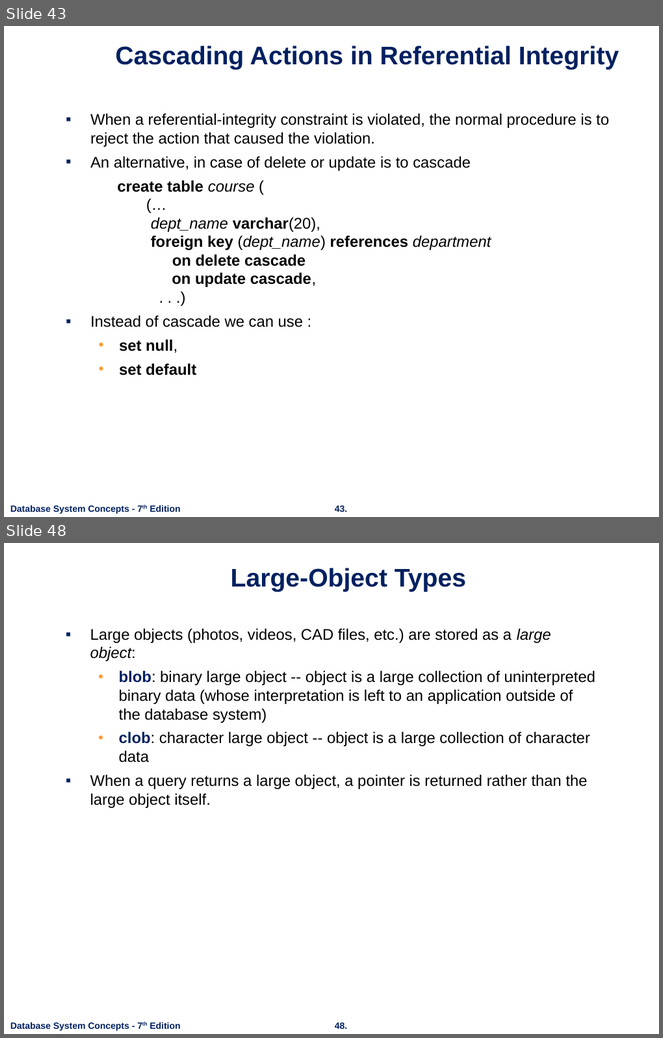
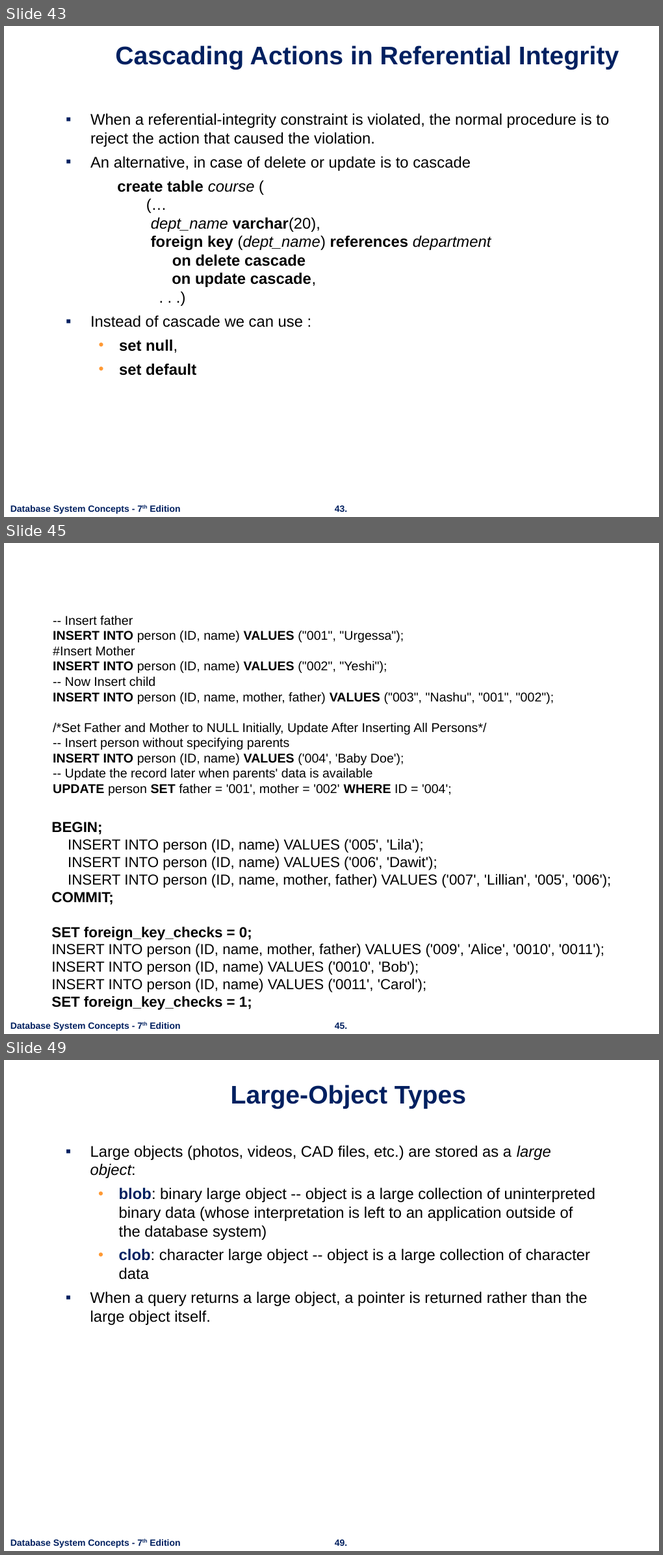
Before and after one commit to nashurgessa/DB-practices, a slide deck: Slides/L10-12 Intermediate SQL.pptx. Shown one above the other, each under a label of ours: slides 43 and 48 before the commit, slides 43, 45 and 49 after it; the slides between them are not shown. The pictures are 663x1038 and 663x1555 pixels, drawn with LibreOffice and Linux fonts; fonts in the diff are those of the drawing; background and template pictures are left out. Boxes give left, top, right and bottom in pixels: in the first picture for what was removed or moved away, otherwise in the second. Text is boxed around its words. In the diff, an @@ line names an element or a change of style, - is before the commit and + after.

```diff
--- a/Slides/L10-12 Intermediate SQL.pptx
+++ b/Slides/L10-12 Intermediate SQL.pptx
@@ slide 45 added at [4, 543, 659, 1034], background #FFFFFF; not listed: 2 template elements that a slide beside it also shows @@
@@ text added at [53, 615, 555, 796], 14 pt, text #000000 @@
+-- Insert father
+INSERT INTO person (ID, name) VALUES ("001", "Urgessa");
+#Insert Mother
+INSERT INTO person (ID, name) VALUES ("002", "Yeshi");
+-- Now Insert child
+INSERT INTO person (ID, name, mother, father) VALUES ("003", "Nashu", "001", "002");
+/*Set Father and Mother to NULL Initially, Update After Inserting All Persons*/
+-- Insert person without specifying parents
+INSERT INTO person (ID, name) VALUES ('004', 'Baby Doe');
+-- Update the record later when parents' data is available
+UPDATE person SET father = '001', mother = '002' WHERE ID = '004';
@@ text added at [51, 822, 611, 1010], 16 pt, text #000000 @@
+BEGIN;
+INSERT INTO person (ID, name) VALUES ('005', 'Lila');
+INSERT INTO person (ID, name) VALUES ('006', 'Dawit');
+INSERT INTO person (ID, name, mother, father) VALUES ('007', 'Lillian', '005', '006');
+COMMIT;
+SET foreign_key_checks = 0;
+INSERT INTO person (ID, name, mother, father) VALUES ('009', 'Alice', '0010', '0011');
+INSERT INTO person (ID, name) VALUES ('0010', 'Bob');
+INSERT INTO person (ID, name) VALUES ('0011', 'Carol');
+SET foreign_key_checks = 1;
@@ what was slide 48 is now slide 49 @@
```
Also in this commit, not shown: 6 slides changed.
